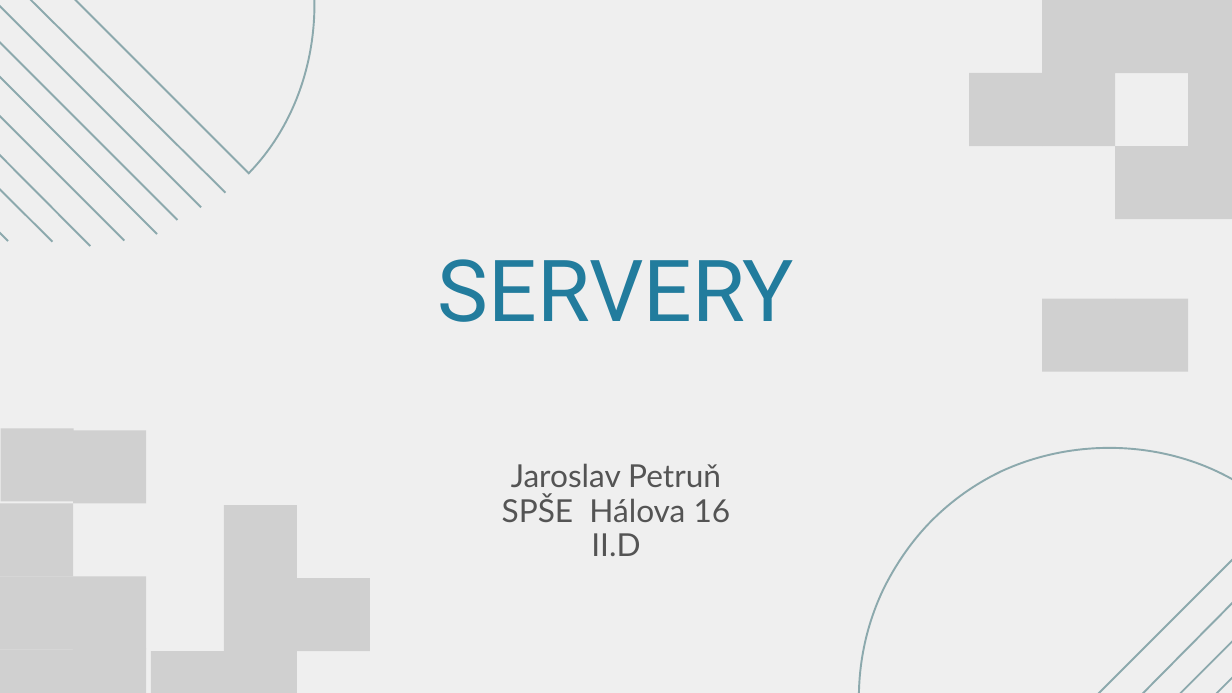
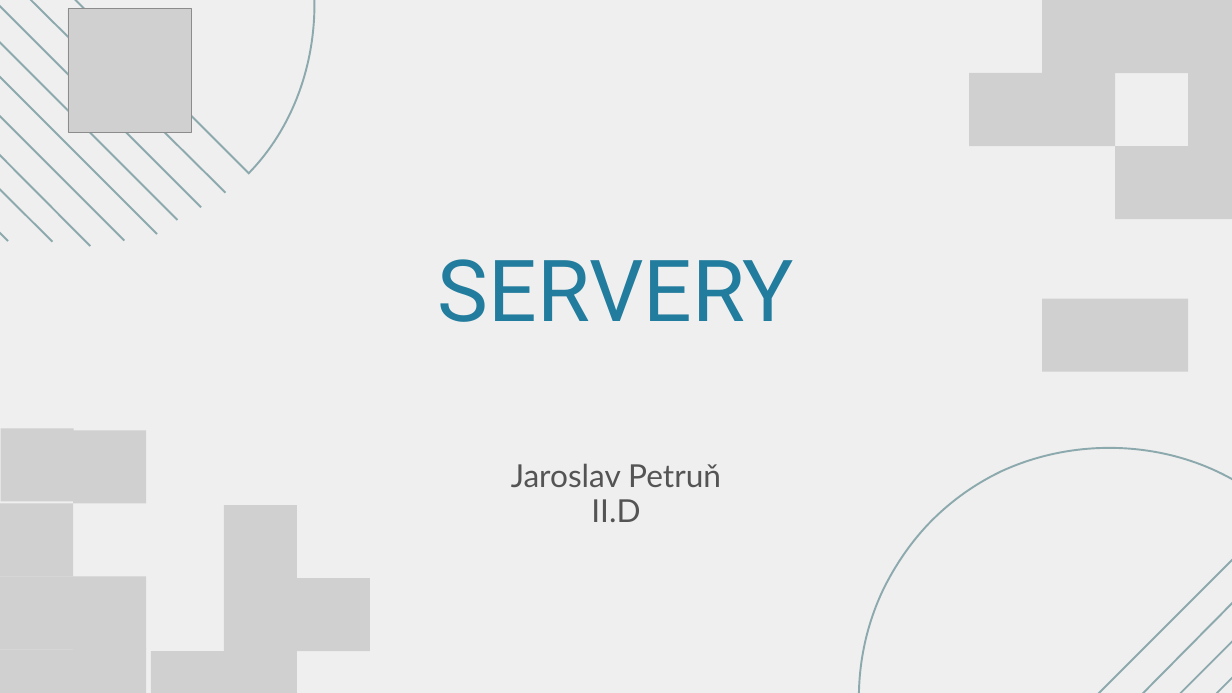
Before and after one commit to JaukoKakauko/Petrun_rocnikova, a slide deck: slide 1 of Prezentacia/Servery_obhajoba.pptx. Drawn at 1232x693 pixels with LibreOffice and Linux fonts; fonts in the diff are those of the drawing; grey boxes stand for pictures. Boxes give left, top, right and bottom in pixels: in the first picture for what was removed or moved away, otherwise in the second. Text is boxed around its words. In the diff, an @@ line names an element or a change of style, - is before the commit and + after.

```diff
--- a/Prezentacia/Servery_obhajoba.pptx
+++ b/Prezentacia/Servery_obhajoba.pptx
@@ picture added at bbox=[68, 9, 191, 132] @@
@@ text at bbox=[502, 494, 731, 522]: paragraph removed @@
-SPŠE Hálova 16
```
Also in this commit, not shown: 4 other slides changed, 1 slide added, 1 slide removed.
